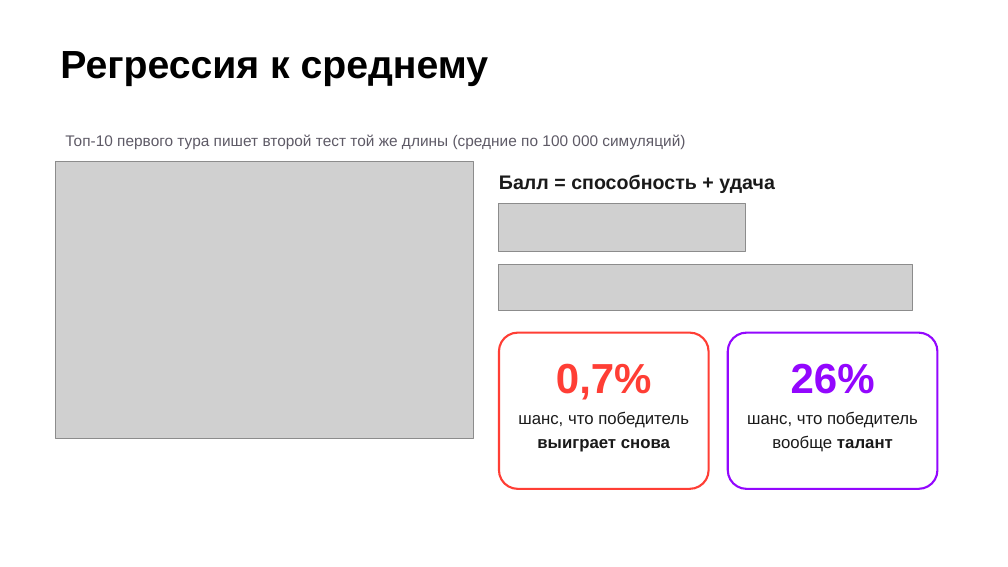
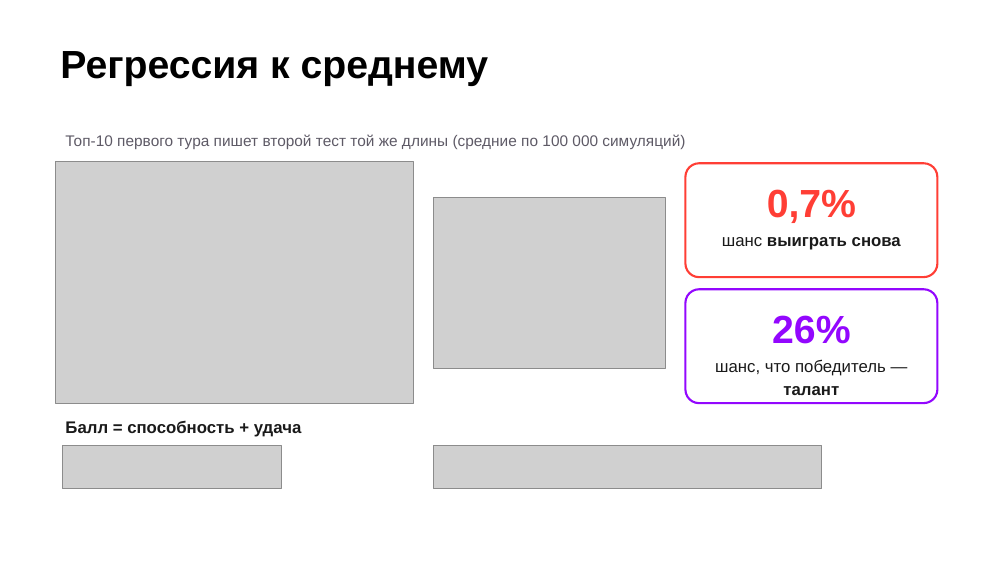
Before and after one commit to kristina67526752-byte/video, a slide deck: slide 19 of talent-vs-luck/Победителей_не_судят_с_п5.pptx. Drawn at 1008x567 pixels with LibreOffice and Linux fonts; fonts in the diff are those of the drawing; grey boxes stand for pictures; background and template pictures are left out. Boxes give left, top, right and bottom in pixels: in the first picture for what was removed or moved away, otherwise in the second. Text is boxed around its words. In the diff, an @@ line names an element or a change of style, - is before the commit and + after.

```diff
--- a/talent-vs-luck/Победителей_не_судят_с_п5.pptx
+++ b/talent-vs-luck/Победителей_не_судят_с_п5.pptx
@@ picture: place and size @@
-picture at box(55, 161, 474, 438)
+picture at box(55, 161, 413, 403)
@@ rounded rectangle added at box(685, 163, 937, 277), outline #FF3E35 1.5 pt @@
@@ text "0,7%" at box(767, 189, 856, 223): size 30 to 28 pt @@
@@ text "0,7%": place and size @@
-text "0,7%" at box(556, 363, 652, 400)
+text "0,7%" at box(767, 189, 856, 223)
@@ picture added at box(433, 198, 665, 368) @@
@@ picture removed at box(499, 204, 745, 251) @@
@@ text added at box(722, 237, 901, 250), 12 pt, text #1A1A1A, bold @@
+шанс выиграть снова
@@ picture removed at box(499, 264, 913, 310) @@
@@ rounded rectangle: place and size @@
-rounded rectangle at box(728, 333, 937, 489)
+rounded rectangle at box(685, 289, 937, 403)
@@ text "26%": place and size @@
-text "26%" at box(791, 363, 875, 394)
+text "26%" at box(772, 315, 850, 344)
@@ text "26%" at box(772, 315, 850, 344): size 30 to 28 pt @@
@@ rounded rectangle removed at box(499, 333, 709, 489) @@
@@ text at box(715, 359, 886, 395): text changed @@
-шанс, что победитель вообще талант
+шанс, что победитель — талант
@@ text "Балл = способность + удача": place and size @@
-text "Балл = способность + удача" at box(499, 174, 775, 193)
+text "Балл = способность + удача" at box(65, 420, 302, 437)
@@ text "Балл = способность + удача" at box(65, 420, 302, 437): size 14 to 12 pt @@
@@ text removed at box(518, 411, 689, 452) @@
-шанс, что победитель выиграет снова
@@ picture added at box(62, 446, 281, 489) @@
@@ picture added at box(433, 446, 822, 489) @@
```
Also in this commit, not shown: 4 other slides changed, 24 other files.
